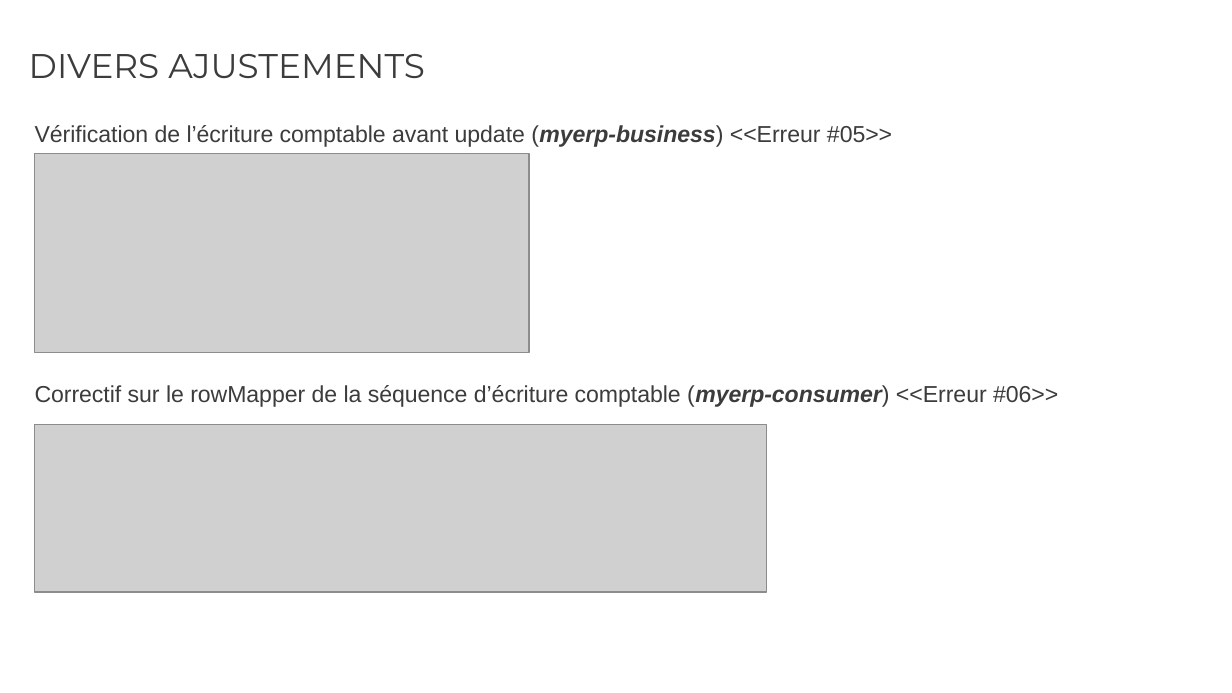
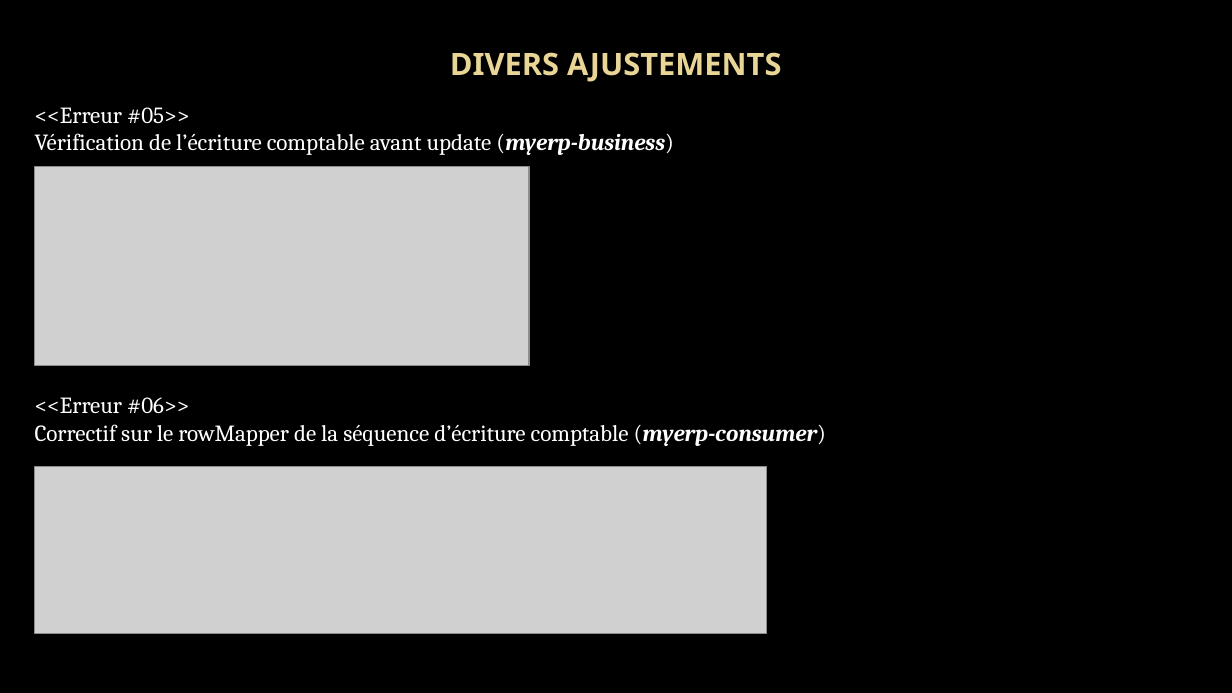
Before and after one commit to rvallet/ocp9-projetB4, a slide deck: slide 7 of doc/Présentation_OCP9_projetB4.pptx (slide 8 before the commit). Drawn at 1232x693 pixels with LibreOffice and Linux fonts; fonts in the diff are those of the drawing; grey boxes stand for pictures; background and template pictures are left out. Boxes give left, top, right and bottom in pixels: in the first picture for what was removed or moved away, otherwise in the second. Text is boxed around its words. In the diff, an @@ line names an element or a change of style, - is before the commit and + after.

```diff
--- a/doc/Présentation_OCP9_projetB4.pptx
+++ b/doc/Présentation_OCP9_projetB4.pptx
@@ background #FFFFFF to picture (left out) @@
@@ title "DIVERS AJUSTEMENTS" at [450,52,781,82]: size 20 to 18 pt, font Montserrat to Noto Sans, text colour #3C3C3C to gradient #EAD696 to #E7D081, bold on; alignment left to centre; line spacing 0.98 to 1 @@
@@ text at [35,107,674,155]: text changed; font Arial to Cambria; text colour #3C3C3C to #FFFFFF @@
-Vérification de l’écriture comptable avant update (myerp-business) <<Erreur #05>>
+<<Erreur #05>>
+Vérification de l’écriture comptable avant update (myerp-business)
@@ picture: place and size @@
-picture at [34,154,529,352]
+picture at [34,166,529,365]
@@ text at [35,397,826,446]: text changed; font Arial to Cambria; text colour #3C3C3C to #FFFFFF @@
-Correctif sur le rowMapper de la séquence d’écriture comptable (myerp-consumer) <<Erreur #06>>
+<<Erreur #06>>
+Correctif sur le rowMapper de la séquence d’écriture comptable (myerp-consumer)
@@ picture: place and size @@
-picture at [34,425,766,593]
+picture at [34,467,766,634]
```
Also in this commit, not shown: 10 other slides changed, 4 slides added.
